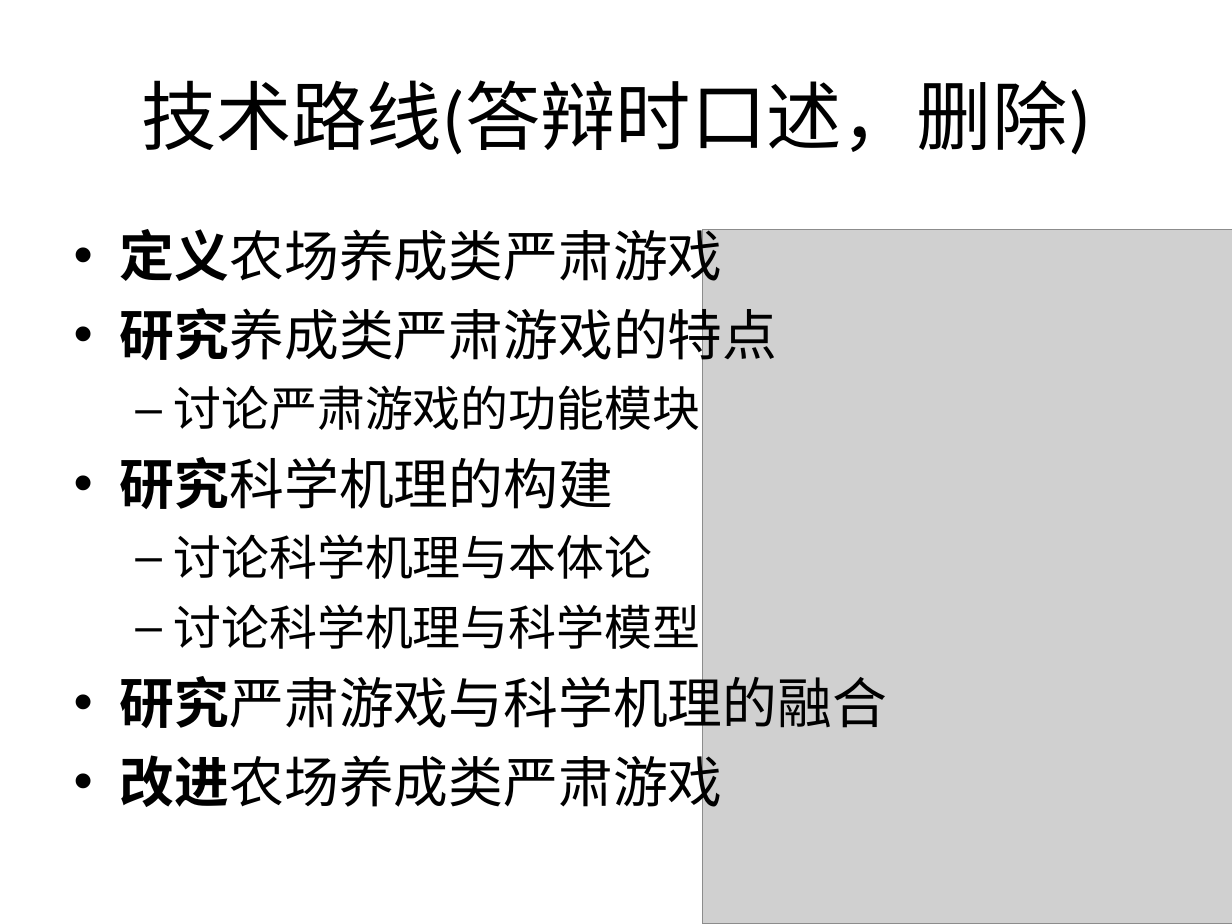
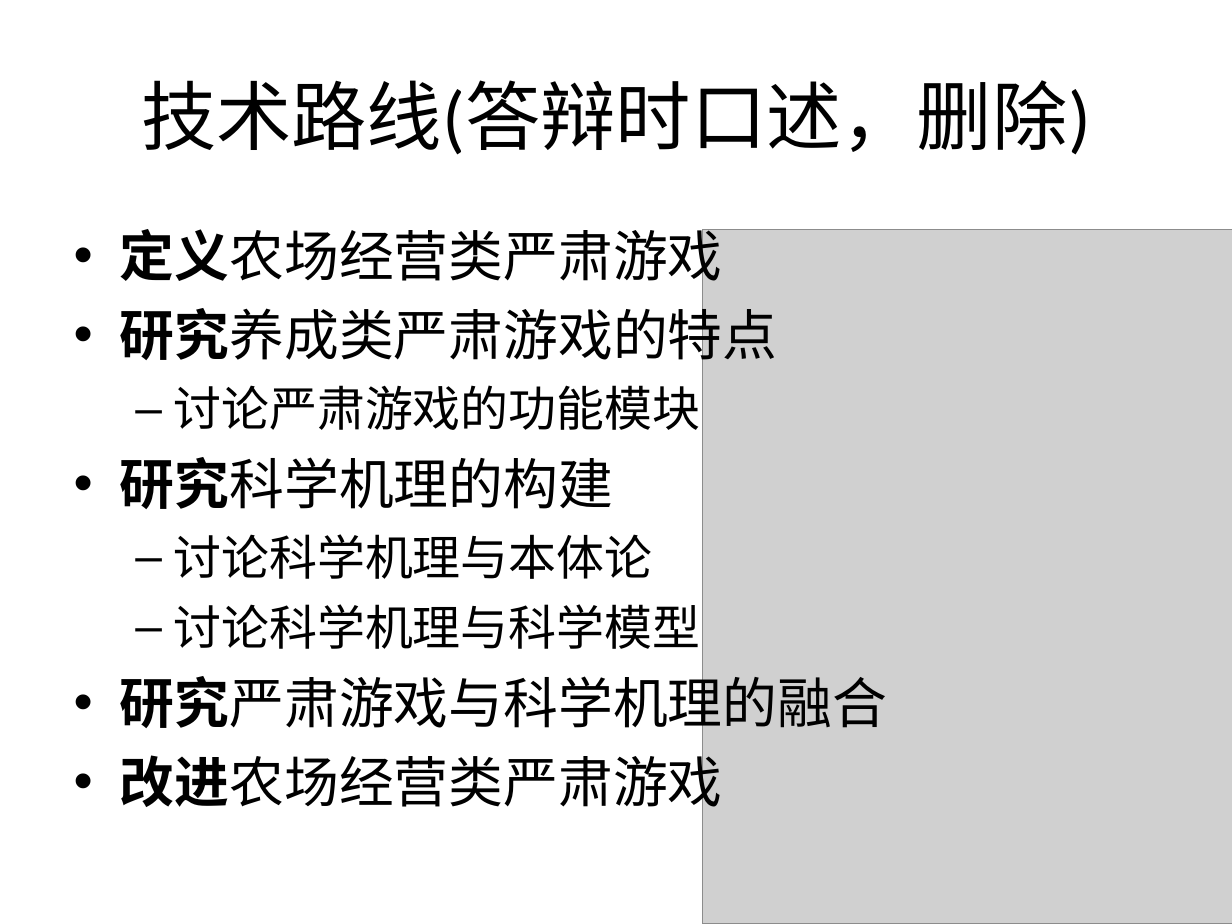
Before and after one commit to Nookleptia/qianmen3d, a slide deck: slide 6 of 毕设文件/毕设提纲.ppt. Drawn at 1232x924 pixels with LibreOffice and Linux fonts; fonts in the diff are those of the drawing; grey boxes stand for pictures. Boxes give left, top, right and bottom in pixels: in the first picture for what was removed or moved away, otherwise in the second. Text is boxed around its words. In the diff, an @@ line names an element or a change of style, - is before the commit and + after.

```diff
--- a/毕设文件/毕设提纲.ppt
+++ b/毕设文件/毕设提纲.ppt
@@ text at (120, 229, 723, 290): text changed @@
-• 定义农场养成类严肃游戏
+• 定义农场经营类严肃游戏
@@ text at (120, 746, 723, 816): text changed @@
-• 改进农场养成类严肃游戏
+• 改进农场经营类严肃游戏
```
Also in this commit, not shown: 13 other slides changed, 2 other files.
